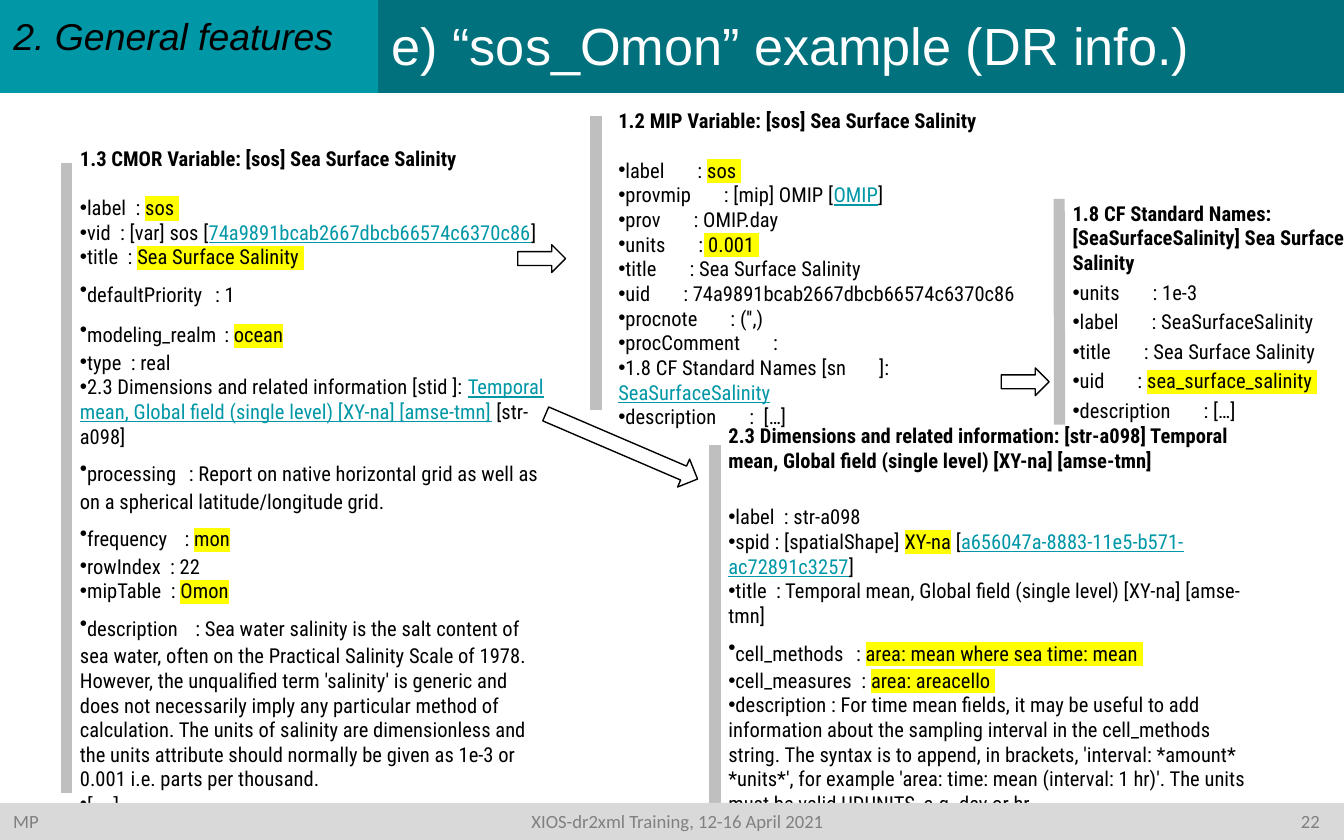
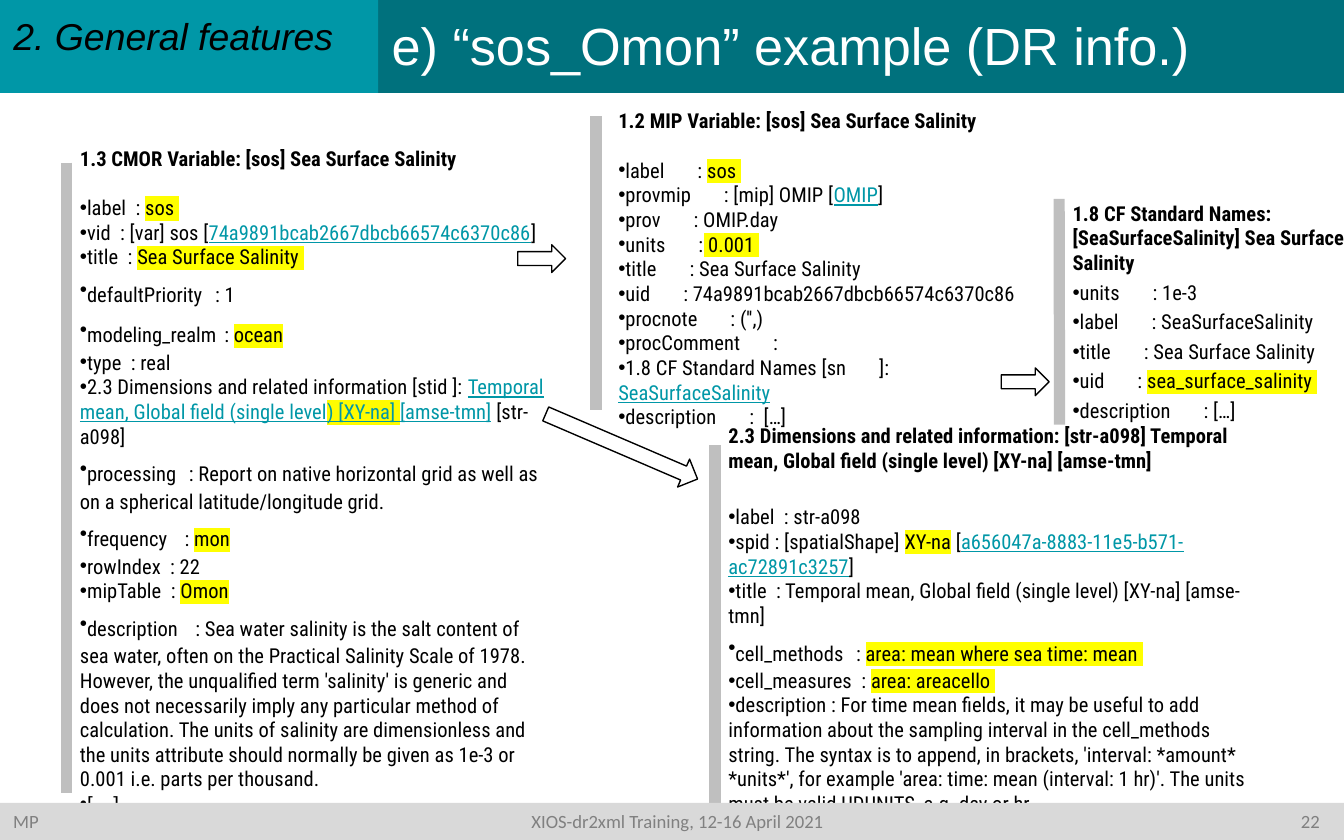
Before and after one commit to rigoudyg/dr2xml, a slide deck: slide 23 of slides/Formation_dr2xml_v5.pptx. Drawn at 1344x840 pixels with LibreOffice and Linux fonts; fonts in the diff are those of the drawing. Boxes give left, top, right and bottom in pixels: in the first picture for what was removed or moved away, otherwise in the second. Text is boxed around its words. In the diff, an @@ line names an element or a change of style, - is before the commit and + after.

```diff
--- a/slides/Formation_dr2xml_v5.pptx
+++ b/slides/Formation_dr2xml_v5.pptx
@@ text at (x1=80, y1=377, x2=544, y2=447): highlight none to #FFFC00 in "level) [XY-na]" @@
```
Also in this commit, not shown: 3 other slides changed, 1 other file.
